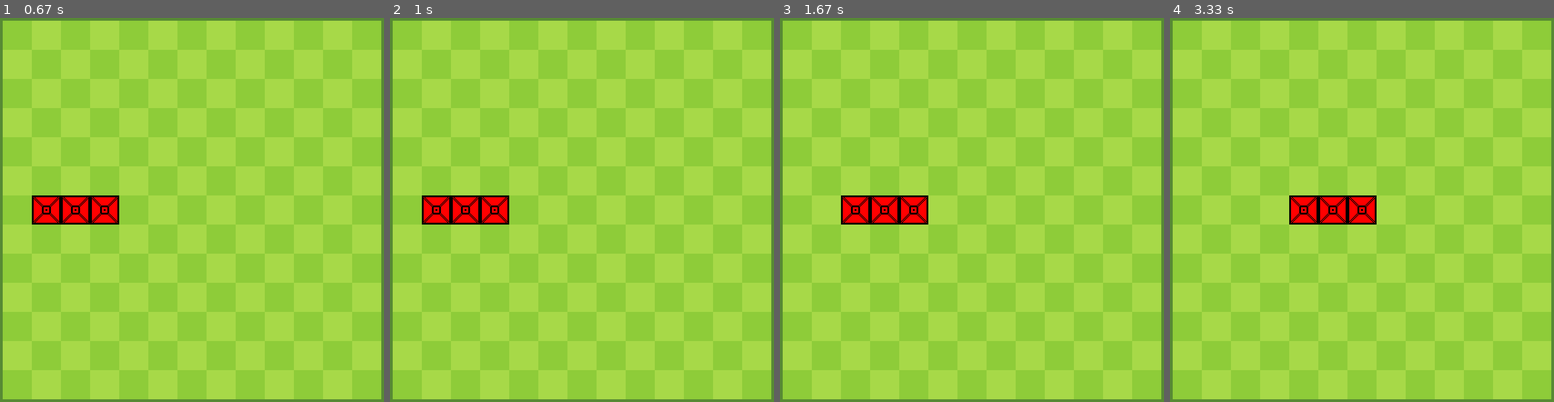
Above: before the commit, frames 1-4 (left to right).
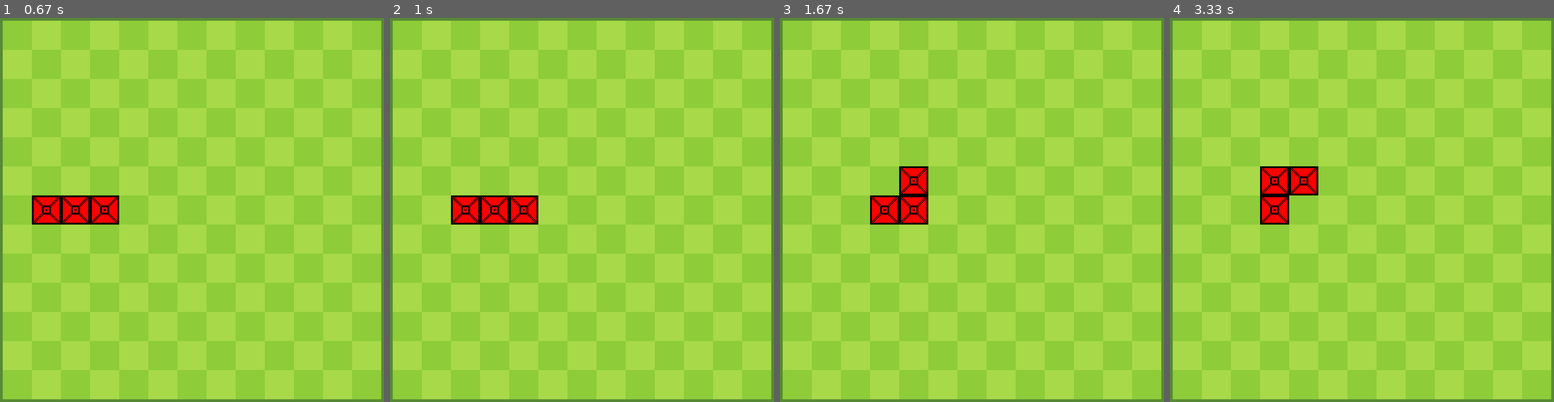
Above: after the commit, the same moments.

Repository: zzayah/GameDesignWithPygame
Game: pygame game, started from main.py
The game is run twice, just before and just after one commit, with the same random seed, the same clock (stepped at 60 frames per second) and the same inputs.
Inputs:
- Up to frame 1 (0.67 s): tap Enter at 0.33 s
- Up to frame 2 (1 s): hold Right from 0.67 s (still down)
- Up to frame 3 (1.67 s): release Right at 1.13 s; hold Up 1.17-1.63 s
- Up to frame 4 (3.33 s): hold Left 2.17-2.7 s; hold Down from 2.73 s (still down)

Frame 1 is identical in both runs. In frame 2, 1.2% of the frame differs, in the area x 8-39%, y 46-54%; in frame 3, 1.2%; in frame 4, 3.5%, in the area x 23-54%, y 38-54%.

Commit message:
snake logic complete

Diff:
--- a/main.py
+++ b/main.py
@@ -64,6 +64,10 @@
         #     300: (64, 0, 64, 64)
         # }
 
+        # optimization variables
+        self.startup_flip_executed = False
+        self.event_occured = False
+
         self.board_size = (board_size, board_size)
 
         if not (10 < self.board_size[0] < 26):
@@ -72,7 +76,7 @@
 
         self.screen = pg.display.set_mode((((self.board_size[0]*64)+40), ((self.board_size[1]*64)+40)))
 
-    def do_periodic(self):
+    def init_set_board(self): # Solves issue of a blank screen on startup // ran before the main loop
         # Blit tiles in checkerboard pattern
         for i in range(self.board_size[1]):
             for j in range(self.board_size[0]):
@@ -86,84 +90,124 @@
                 if self.snake_pos[i][j] != 0:
                     self.screen.blit(self.red, ((j * 64 + 20), (i * 64 + 20)))
 
+    def do_periodic(self):
+        # Blit tiles in checkerboard pattern
+        for i in range(self.board_size[1]):
+            for j in range(self.board_size[0]):
+                if (i + j) % 2 == 0:
+                    self.screen.blit(self.green2, ((j*64)+20, (i*64)+20))
+                else:
+                    self.screen.blit(self.green1, ((j*64)+20, (i*64)+20))
+
+        for i in range(self.board_size[1]):
+            for j in range(self.board_size[0]):
+                if self.snake_pos[i][j] != 0:
+                    self.screen.blit(self.red, ((j * 64 + 20), (i * 64 + 20)))
+
+
     def handle_input(self):
-
         new_ary = [[0 for _ in range(self.board_size[0])] for _ in range(self.board_size[1])]
 
-        for i in range(self.board_size[1]):
-            for j in range(self.board_size[0]):
-                if self.snake_pos[i][j] != 0:
-                    if self.snake_pos[i][j][1] == "right":
-                        if self.marker_ary[i][j] == "up":
-                            self.snake_pos[i][j] = ((self.snake_pos[i][j][0][0], self.snake_pos[i][j][0][1]), "up")
-                            new_ary[i-1][j] = self.snake_pos[i][j]  # Move the snake part up
-                        elif self.marker_ary[i][j] == "down":
-                            self.snake_pos[i][j] = ((self.snake_pos[i][j][0][0], self.snake_pos[i][j][0][1]), "down")
-                            new_ary[i+1][j] = self.snake_pos[i][j]  # Move the snake part down
-                        else:
-                            new_ary[i][j+1] = self.snake_pos[i][j]  # Continue moving right
-                    elif self.snake_pos[i][j][1] == "left":
-                        new_ary[i][j-1] = self.snake_pos[i][j]
-                    elif self.snake_pos[i][j][1] == "up":
-                        new_ary[i-1][j] = self.snake_pos[i][j]
-                    elif self.snake_pos[i][j][1] == "down":
-                        new_ary[i+1][j] = self.snake_pos[i][j]
+        # Iterate over each cell in the board
+        for d in range(self.board_size[1]):
+            for r in range(self.board_size[0]):
+                # Check if there's a snake part at this position
+                if self.snake_pos[r][d] != 0:
+                    pos, current_direction = self.snake_pos[r][d]
+                    print(self.snake_head, self.marker_ary[pos[0]][pos[1]])
+
+                    new_direction = self.marker_ary[pos[0]][pos[1]]
+
+                    # Update direction based on the marker
+                    if new_direction == "left" and current_direction != "right":
+                        current_direction = "left"
+                    elif new_direction == "right" and current_direction != "left":
+                        current_direction = "right"
+                    elif new_direction == "up" and current_direction != "down":
+                        current_direction = "up"
+                    elif new_direction == "down" and current_direction != "up":
+                        current_direction = "down"
+
+                    # Update snake position with the new direction
+                    match(current_direction):
+                        case "left":
+                            pos = (pos[0], pos[1] - 1)
+                        case "right":
+                            pos = (pos[0], pos[1] + 1)
+                        case "up":
+                            pos = (pos[0] - 1, pos[1])
+                        case "down":
+                            pos = (pos[0] + 1, pos[1])
+                        case _:
+                            print("error")
+                            break
+
+                    new_ary[pos[0]][pos[1]] = (pos, current_direction)
+
         self.snake_pos = new_ary
-            # for i in range(self.board_size[1]):
-            #     for j in range(self.board_size[0]):
-            #         if self.snake_pos[i][j] != 0:
-            #             if self.snake_pos[i][j][1] == "right":
-            #                 new_ary[i][j+1] = self.snake_pos[i][j]
-            #             elif self.snake_pos[i][j][1] == "left":
-            #                 new_ary[i][j-1] = self.snake_pos[i][j]
-            #             elif self.snake_pos[i][j][1] == "up":
-            #                 new_ary[i-1][j] = self.snake_pos[i][j]
-            #             elif self.snake_pos[i][j][1] == "down":
-            #                 new_ary[i+1][j] = self.snake_pos[i][j]
-            # self.snake_pos = new_ary
+
+
+
+
+    def place_fruit(self):
+        pass
 
     def run(self):
         pg.init()
         pg.display.set_caption("Snake")
         self.screen.fill((87, 138, 52))
         running = True
+        self.init_set_board()
         while running:
             event_occured = False
             if self.lost == True:
                 print('lost')
+
+            self.new_time = pg.time.get_ticks()
+
+            self.event_occured = self.new_time - 750 > self.old_time
+
             for event in pg.event.get():
                 if event.type == pg.QUIT:
                     running = False
-                elif event.type == pg.KEYDOWN:
-                    if event.key == pg.K_UP:
+                elif event.type == pg.KEYDOWN and not self.event_occured:
+                    if event.key == pg.K_UP and self.snake_head[1] != "down":
                         self.input_direction = "up"
-                    elif event.key == pg.K_DOWN:
+                    elif event.key == pg.K_DOWN and self.snake_head[1] != "up":
                         self.input_direction = "down"
-                    elif event.key == pg.K_LEFT:
+                    elif event.key == pg.K_LEFT and self.snake_head[1] != "right":
                         self.input_direction = "left"
-                    elif event.key == pg.K_RIGHT:
+                    elif event.key == pg.K_RIGHT and self.snake_head[1] != "left":
                         self.input_direction = "right"
 
-            self.new_time = pg.time.get_ticks()
-
-            if self.new_time - 1000 > self.old_time:
-                if self.input_direction == "up":
-                    self.snake_head = ((self.snake_head[0][0], self.snake_head[0][1] - 1), "up")
-                elif self.input_direction == "down":
-                    self.snake_head = ((self.snake_head[0][0], self.snake_head[0][1] + 1), "down")
-                elif self.input_direction == "left":
-                    self.snake_head = ((self.snake_head[0][0] - 1, self.snake_head[0][1]), "left")
-                elif self.input_direction == "right":
-                    self.snake_head = ((self.snake_head[0][0] + 1, self.snake_head[0][1]), "right")
-
-                self.marker_ary[self.snake_head[0][0]][self.snake_head[0][1]] = self.snake_head[1]
+            if self.event_occured and not self.lost and not self.won:
+                if self.input_direction == "left" and self.snake_head[1] != "right":
+                    self.snake_head = ((self.snake_head[0][0], self.snake_head[0][1] - 1), "left")
+                    self.marker_ary[self.snake_head[0][0]][self.snake_head[0][1]+1] = self.snake_head[1]
+                elif self.input_direction == "right" and self.snake_head[1] != "left":
+                    self.snake_head = ((self.snake_head[0][0], self.snake_head[0][1] + 1), "right")
+                    self.marker_ary[self.snake_head[0][0]][self.snake_head[0][1]-1] = self.snake_head[1]
+                elif self.input_direction == "up" and self.snake_head[1] != "down":
+                    self.snake_head = ((self.snake_head[0][0] - 1, self.snake_head[0][1]), "up")
+                    self.marker_ary[self.snake_head[0][0]+1][self.snake_head[0][1]] = self.snake_head[1]
+                elif self.input_direction == "down" and self.snake_head[1] != "up":
+                    self.snake_head = ((self.snake_head[0][0] + 1, self.snake_head[0][1]), "down")
+                    self.marker_ary[self.snake_head[0][0]-1][self.snake_head[0][1]] = self.snake_head[1]
+
+
                 # abstract to function
                 self.handle_input()
                 # restart counter
                 self.old_time = self.new_time
 
-            self.do_periodic()
-            pg.display.flip()
+                self.startup_flip_executed = True
+                # self.debug()
+                self.do_periodic()
+                pg.display.flip()
+
+            if not self.startup_flip_executed:
+                pg.display.flip()
+
         pg.quit()
 
 main = Main((13))
